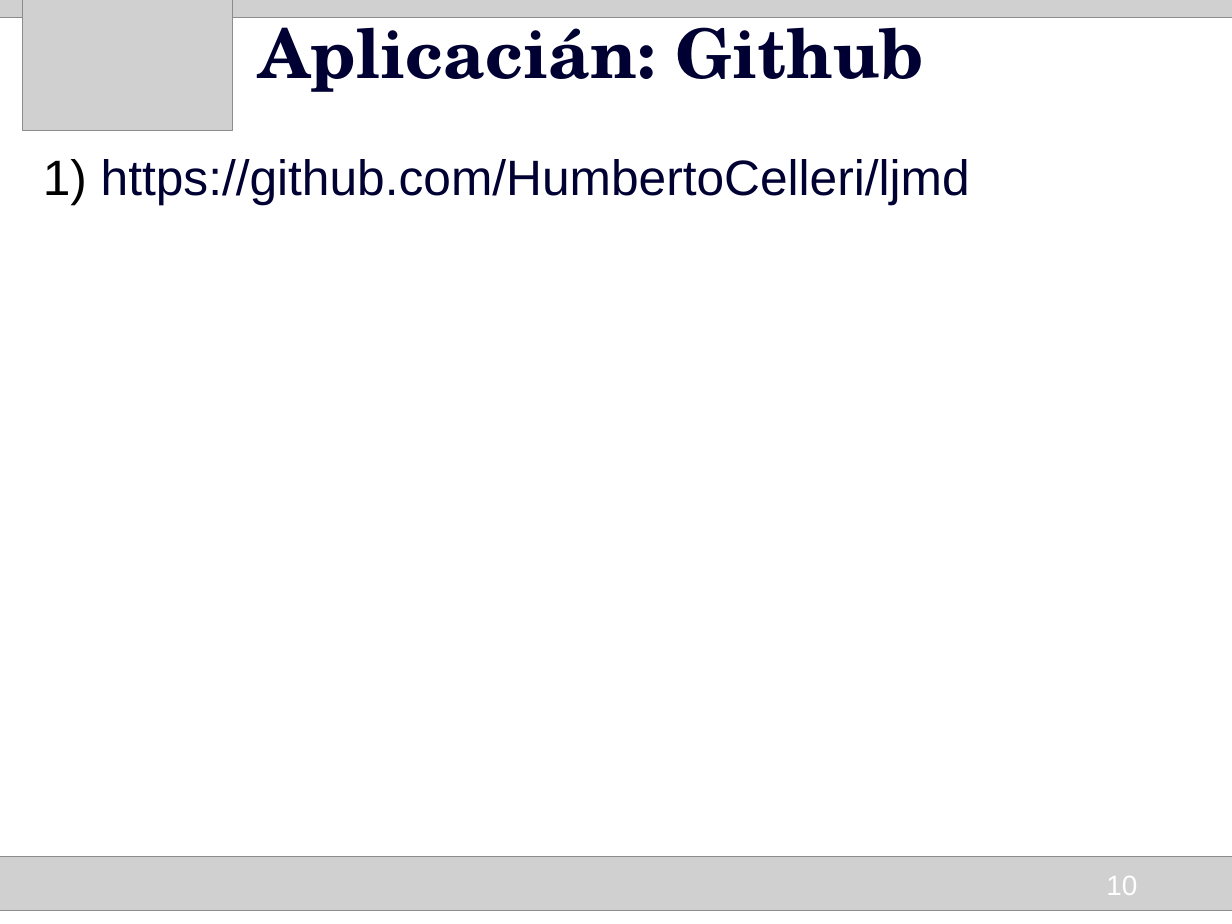
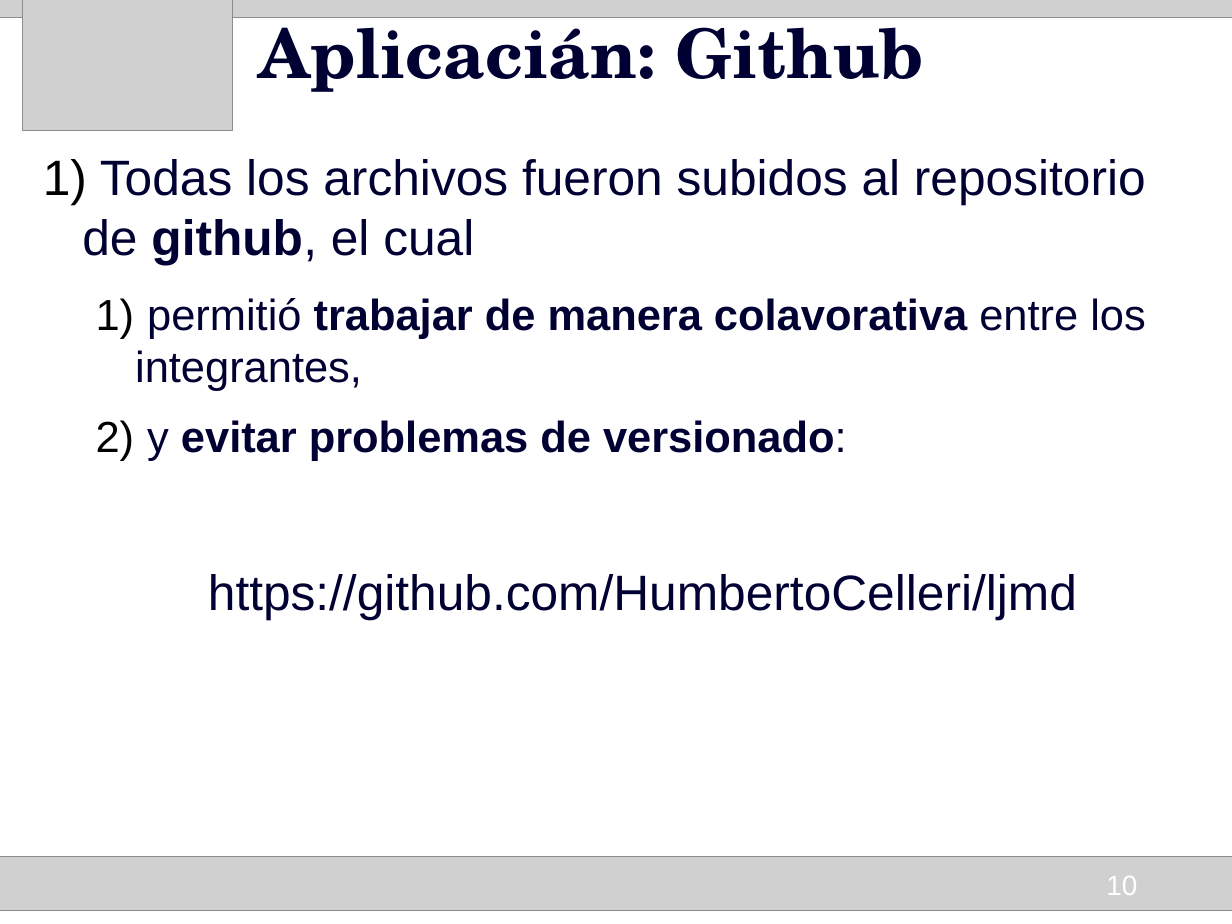
Before and after one commit to HumbertoCelleri/ljmd, a slide deck: slide 10 of presentacion/Presentacion.odp. Drawn at 1232x924 pixels with LibreOffice and Linux fonts; fonts in the diff are those of the drawing; grey boxes stand for pictures. Boxes give left, top, right and bottom in pixels: in the first picture for what was removed or moved away, otherwise in the second. Text is boxed around its words. In the diff, an @@ line names an element or a change of style, - is before the commit and + after.

```diff
--- a/presentacion/Presentacion.odp
+++ b/presentacion/Presentacion.odp
@@ text at (82,159,1146,461): paragraphs added @@
+1) Todas los archivos fueron subidos al repositorio de github, el cual
+  1) permitió trabajar de manera colavorativa entre los integrantes,
+  2) y evitar problemas de versionado:
@@ text at (208,574,1077,619): alignment left to centre; bullet 1) to none @@
```
Also in this commit, not shown: 7 other slides changed, 9 slides added.
